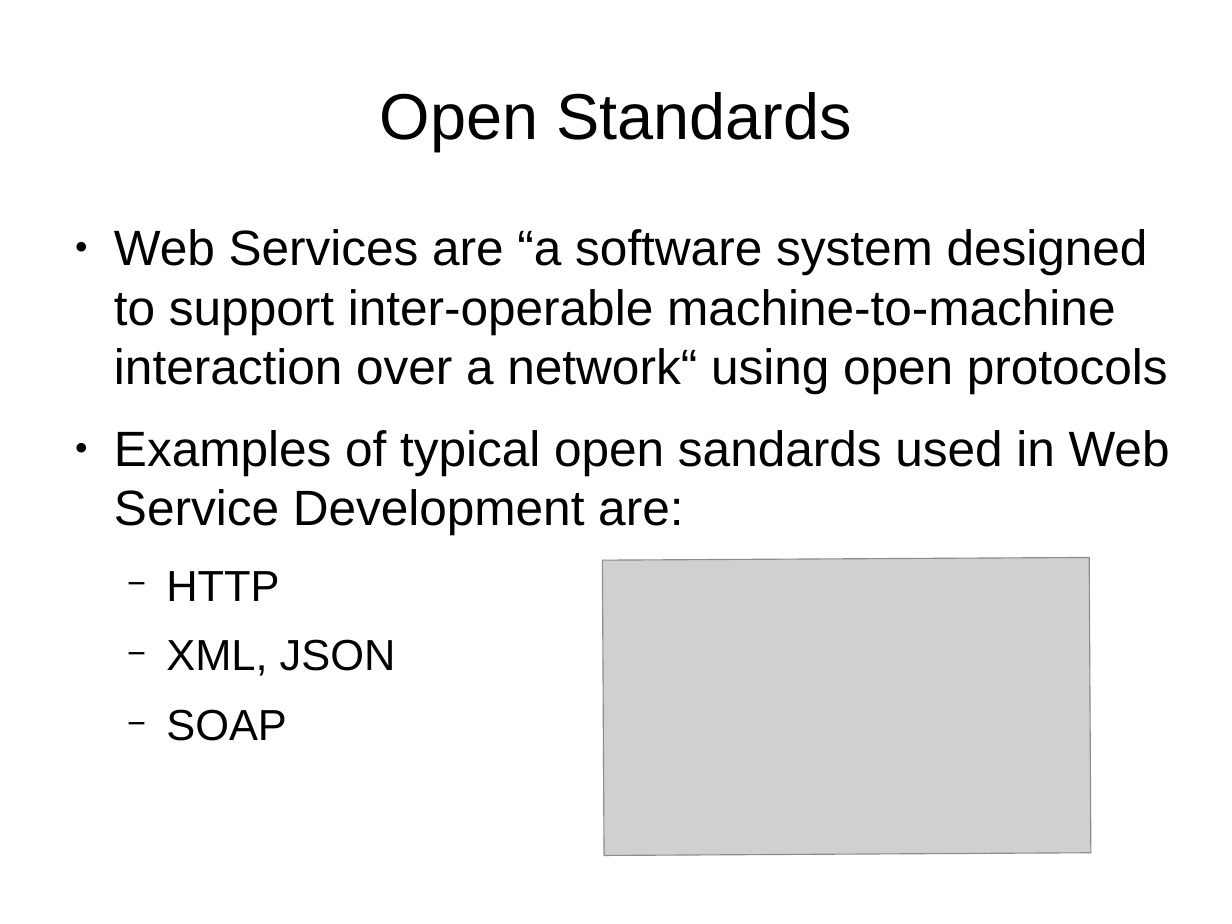
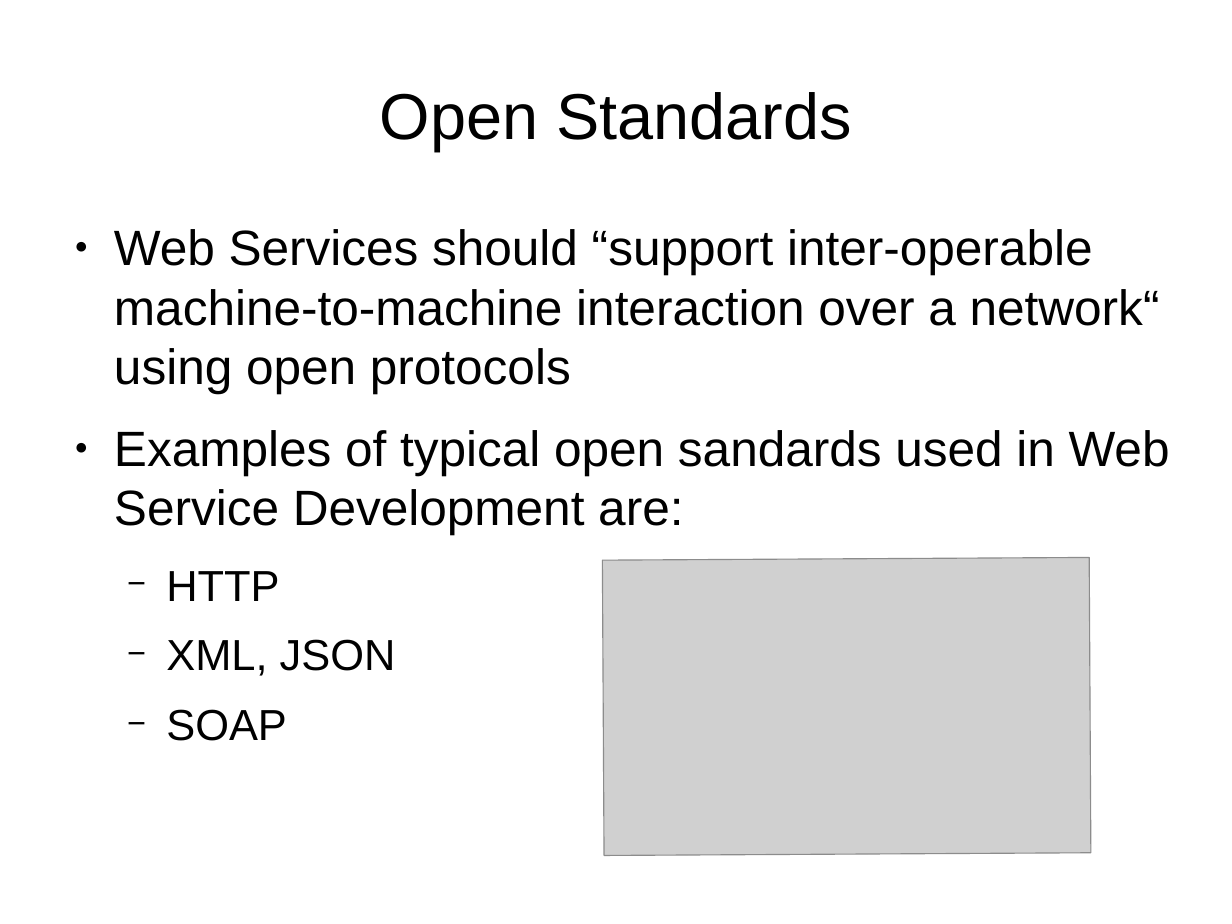
Before and after one commit to fxwalsh/webservicesdev-2016, a slide deck: slide 9 of topic01/talk-1/web-services-intro.odp. Drawn at 1232x924 pixels with LibreOffice and Linux fonts; fonts in the diff are those of the drawing; grey boxes stand for pictures. Boxes give left, top, right and bottom in pixels: in the first picture for what was removed or moved away, otherwise in the second. Text is boxed around its words. In the diff, an @@ line names an element or a change of style, - is before the commit and + after.

```diff
--- a/topic01/talk-1/web-services-intro.odp
+++ b/topic01/talk-1/web-services-intro.odp
@@ text at (114, 229, 1160, 394): text changed @@
-● Web Services are “a software system designed to support inter-operable machine-to-machine interaction over a network“ using open protocols
+● Web Services should “support inter-operable machine-to-machine interaction over a network“ using open protocols
```
Also in this commit, not shown: 3 other slides changed, 5 slides added, 5 other files.
